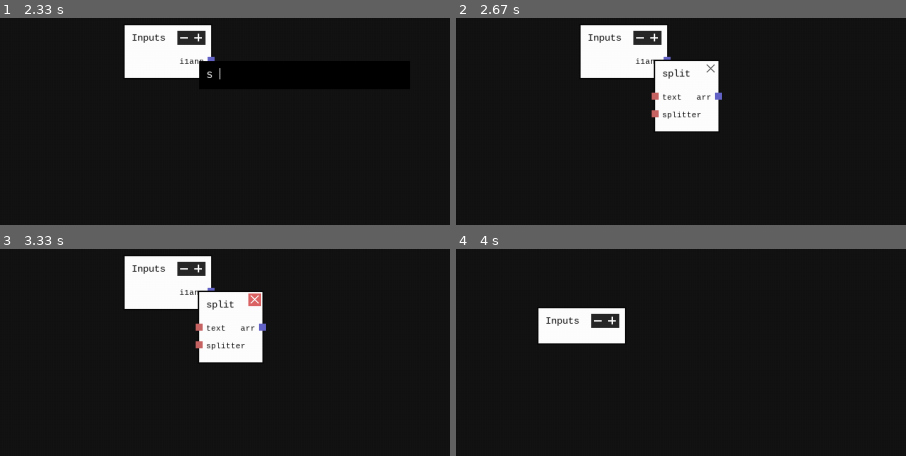
Above: before the commit, frames 1-4 (two rows, left to right).
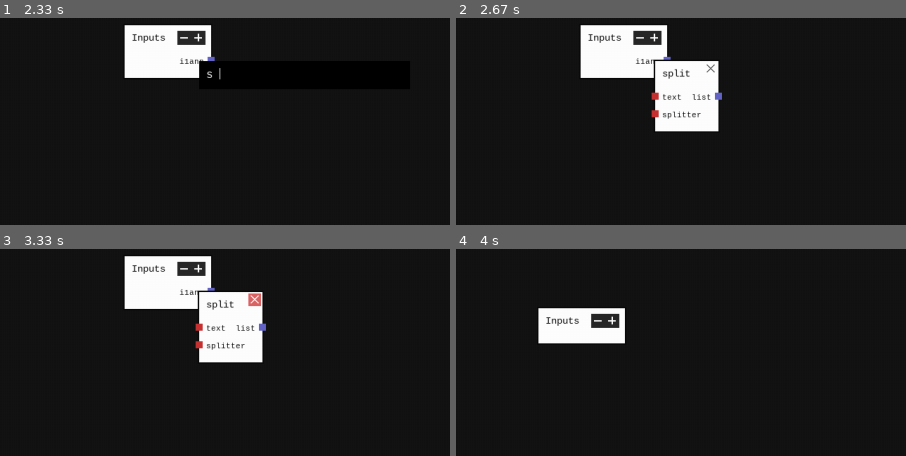
Above: after the commit, the same moments.

Repository: AdinAck/PyNode
Game: pygame game, started from container.py
Same seed, same stepped clock (60 frames per second), same inputs: the game is played once before the commit and once after it.
Inputs (mouse positions are % of the whole screen's width and height, from its top left):
- Up to frame 1 (2.33 s): click (15, 58) at 0.38 s; press the mouse at (15, 64) at 0.7 s; move the mouse to (20, 37) at 0.8 s; release the mouse at (24, 10) at 0.93 s; type "ann" at 1 s; tap Enter at 1.33 s; hold Ctrl 1.55-2.02 s; tap Space at 1.62, 1.92, 2.17 s; hold S from 2.1 s (still down); hold Right from 2.1 s (still down)
- Up to frame 2 (2.67 s): tap Space at 2.47 s; release S at 2.57 s; release Right at 2.57 s; tap Enter at 2.65 s
- Up to frame 3 (3.33 s): move the mouse to (24, 23) at 2.98 s; press the mouse at (24, 23) at 3.02 s; move the mouse to (35, 25) at 3.12 s; release the mouse at (46, 27) at 3.25 s; move the mouse to (30, 12) at 3.32 s
- Up to frame 4 (4 s): press the mouse at (30, 12) at 3.35 s; move the mouse to (29, 29) at 3.45 s; release the mouse at (28, 46) at 3.58 s; move the mouse to (20, 38) at 3.65 s; press the mouse at (20, 38) at 3.68 s; move the mouse to (19, 28) at 3.78 s; release the mouse at (18, 17) at 3.92 s; move the mouse to (94, 17) at 3.98 s
The pictures show only the part of the screen within x 2-52%, y 0-50%; the shares and areas given below are measured in that part.

Frame 1 is identical in both runs. In frame 2, 0.2% of the frame differs, in the area x 43-57%, y 36-48%; in frame 3, 0.2%; in frame 4, nothing differs.

Commit message:
added support for variable input functions (*args, **kwargs)

Diff:
--- a/lib/builtin.py
+++ b/lib/builtin.py
@@ -11,10 +11,22 @@
 def lenArr(arr):
     return len(arr)
 
-@node(outputs=['arr'])
+@node(outputs=['list'])
 def split(text, splitter):
     return text.split(splitter)
 
 @node(outputs=['range'])
 def range(end, start=0, step=1):
     return builtins.range(start, end, step)
+
+@node(outputs=['list'])
+def list(*args):
+    return args
+
+@node(outputs=['str'])
+def join(joiner, *args):
+    return joiner.join(args)
+
+@node()
+def test(a, *args, **kwargs):
+    return
--- a/lib/numpyNode.py
+++ b/lib/numpyNode.py
@@ -10,3 +10,7 @@
 @node(outputs=['out'])
 def zeros(shape, dtype=float, order='C'):
     return np.zeros(shape, dtype=dtype, order=order)
+
+@node(outputs=['out'])
+def ones(shape, dtype=float, order='C'):
+    return np.zeros(shape, dtype=dtype, order=order)
--- a/main.py
+++ b/main.py
@@ -24,7 +24,7 @@
                 a = ','.join(node.varNames)
                 b = '.'.join(node.func.__module__.split('.')[1:])
                 c = node.func.__name__
-                d = ', '.join([node.inputs[c[3]]+'='+c[0].varNames[c[1]]+('' if type(c[0]) == InputNode else '()') for c in connections if c[2] == node])
+                d = ', '.join([(node.inputs[c[3]]+'=' if node.inputs[c[3]] in node.defaults else '')+c[0].varNames[c[1]]+('' if type(c[0]) == InputNode else '()') for c in connections if c[2] == node])
                 if len(node.varNames) == 1:
                     f.write(f"\t{a} = lambda: {b}.{c}({d})\n")
                 elif len(node.varNames) > 1:
@@ -87,6 +87,7 @@
 def play():
     global win, funcDict, fontMedium, nodeList, startPin, endPin, connectedPins, search, options, optionNode, leftClick, rightClick, mousePos, mouseButtons, connections, lineStart, fontSmall, events, selectedFunc, searchMousePos, spawned
     run = True
+    clock = pg.time.Clock()
     while run:
         events = pg.event.get()
         for event in events:
@@ -131,6 +132,12 @@
 
         if not mouseButtons[0]:
             connectedPins = {}
+
+        # test for illegal kwargs connection
+        for i, c in zip(range(len(connections)), connections):
+            if c[2].inputs[c[3]] == 'kwargs':
+                connections.pop(i)
+
 
         if startPin != None:
             if mouseButtons[0]:
@@ -160,7 +167,8 @@
             startPin = None
             endPin = None
         for n in nodeList[::-1]:
-            n.render()
+            if not (origin[0]+n.x > win.get_width()+10 or origin[1]+n.y > win.get_height()+10 or origin[0]+n.x+n.w < -10 or origin[1]+n.y+n.h < -10):
+                n.render()
 
         touchingNode = False
         for node in nodeList:
@@ -170,10 +178,10 @@
                 nodeList.remove(node)
                 nodeList.insert(0,node)
                 touchingNode = True
-                break
                 if rightClick:
                     options = True
                     optionNode = node
+                break
 
         if len(nodeList) > 0:
             if not touchingNode and startPin == None:
@@ -252,7 +260,9 @@
 
             if leftClick and not (searchMousePos[0] <= mousePos[0] <= searchMousePos[0]+300 and searchMousePos[1] <= mousePos[1] <= searchMousePos[1]+40+25*searchResults):
                 search = False
+        # print(clock.get_fps())
         pg.display.update()
+        # clock.tick()
 
     pg.quit()
     exit()
--- a/nodeTypes.py
+++ b/nodeTypes.py
@@ -2,6 +2,7 @@
 import pygame as pg
 import inspect
 import main
+import time
 
 class Node:
     def __init__(self, func, x=0, y=0):
@@ -12,12 +13,21 @@
         self.outputs = main.funcDict[func]
         signature = inspect.signature(func)
         self.defaults = list({k: v.default for k, v in signature.parameters.items() if v.default is not inspect.Parameter.empty}.keys())
-        self.x, self.y = x, y
-        self.w, self.h = self.label.get_width()+50, 50+25*max(len(self.outputs), len(self.inputs))
+        self.kwargList = []
+        if 'kwargs' in self.inputs:
+            self.kwargs = True
+        else:
+            self.kwargs = False
+        self.x, self.y = x, y
+        self.updateSize()
         self.bounds = [self.x, self.x+self.w, self.y, self.y+self.h]
 
         main.nodeList.insert(0, self)
         self.color = 255,255,255
+        self.editing = -1
+
+    def updateSize(self):
+        self.w, self.h = self.label.get_width()+50, 50+25*max(len(self.outputs), len(self.inputs))
 
     def move(self, x, y):
         self.x, self.y = x, y
@@ -27,22 +37,53 @@
         pg.draw.rect(main.win, (10,10,10), (main.origin[0]+self.x-2, main.origin[1]+self.y-2, self.w+4, self.h+4))
         pg.draw.rect(main.win, self.color, (main.origin[0]+self.x, main.origin[1]+self.y, self.w, self.h))
 
+        if len([c for c in main.connections if c[2] == self and self.inputs[c[3]] == 'args']) == len([i for i in self.inputs if i == 'args']) != 0:
+            self.inputs.insert(len(self.inputs)-self.inputs[::-1].index('args')-1, 'args')
+            self.updateSize()
+        elif len([i for i in self.inputs if i == 'args']) == 2 and len(self.inputs)-self.inputs[::-1].index('args')-1 in [c[3] for c in main.connections if c[2] == self and self.inputs[c[3]] == 'args']:
+            main.connections = [[c[0], c[1], c[2], c[3]-1] if c[2] == self and self.inputs[c[3]] == 'args' else c for c in main.connections]
+
+        if self.kwargs and 'kwargs' not in self.inputs:
+            self.inputs.append('kwargs')
+            self.updateSize()
+        elif self.kwargs and len([i for i in self.inputs if i == 'kwargs']) > 1:
+            self.inputs.pop(len(self.inputs)-self.inputs[::-1].index('kwargs')-1)
+            self.updateSize()
+
         for i in range(len(self.inputs)):
-            red = 150
-            green = 150
+            # determine if args needs to be removed
+            if not main.mouseButtons[0]:
+                tmp = [c[3] for c in main.connections if c[2] == self and self.inputs[c[3]] == 'args']
+                if self.inputs[i] == 'args' and i not in tmp and (len([i for i in self.inputs if i == 'args'])-len(tmp)) > 1:
+                    self.inputs.pop(i)
+                    self.updateSize()
+                    main.connections = [[c[0], c[1], c[2], c[3]-1] if c[2] == self and c[3] > i else c for c in main.connections]
+                    break
+            # color stuff
+            red = 100
+            green = 250
+            blue = 100
             if (self,i) not in [(c[2], c[3]) for c in main.connections]:
                 if self.inputs[i] in self.defaults:
                     red = 250
                     green = 200
-                else:
+                elif self.inputs[i] == 'args':
+                    red = 50
+                    green = 150
+                    blue = 250
+                elif self.inputs[i] == 'kwargs':
                     red = 250
-                    green = 150
-            else:
-                green = 200
-
-            color = (red,green,150)
+                    green = 50
+                    blue = 250
+                else:
+                    red = 250
+                    green = 100
+
+            color = (red,green,blue)
+
+            # general stuff
             if self.x-10 <= main.mousePos[0] <= self.x+10 and self.y+50+i*25-10 <= main.mousePos[1] <= self.y+50+i*25+10:
-                if main.mouseButtons[0] and main.startPin != (self,0,i) and (self,i) not in [(c[2],c[3]) for c in main.connections]:
+                if main.mouseButtons[0] and main.startPin != (self,0,i) and (self,i) not in [(c[2],c[3]) for c in main.connections] and self.inputs[i] != 'kwargs':
                     main.endPin = (self,0,i)
                 elif main.mouseButtons[0] and (self,i) in [(c[2],c[3]) for c in main.connections]:
                     tmp = [c for c in main.connections if (c[2],c[3]) == (self,i)][0]
@@ -54,12 +95,28 @@
             elif main.endPin == (self,0,i):
                 main.endPin = None
             elif (self, 0, i) not in [val for key, val in main.connectedPins.items()]:
-                color = (red-50,green-50,100)
+                color = (max(0,red-50),max(0,green-50),max(0,blue-50))
 
             pg.draw.rect(main.win, color, (main.origin[0]+self.x-5, main.origin[1]+self.y-5+50+i*25, 10, 10))
-            main.win.blit(main.fontSmall.render(self.inputs[i], True, (10,10,10)), (main.origin[0]+self.x+10, main.origin[1]+self.y-5+50+i*25))
+
+            text = main.fontSmall.render(self.inputs[i], True, (10,10,10))
+            if self.inputs[i] == 'kwargs' or self.inputs[i] in self.kwargList:
+                if not self.editing == i:
+                    if self.x+10 <= main.mousePos[0] <= self.x+10+text.get_width() and self.y-5+50+i*25 <= main.mousePos[1] <= self.y-5+50+i*25+text.get_height():
+                        if main.leftClick:
+                            self.textinput = TextInput(font_family='Consolas',font_size=12, text_color=(0,0,0), initial_string=self.inputs[i])
+                            self.editing = i
+                else:
+                    text = self.textinput.get_surface()
+                    if self.textinput.update(main.events):
+                        self.editing = -1
+                        if self.textinput.get_text() != '':
+                            self.inputs[i] = self.textinput.get_text()
+                            self.kwargList.append(self.textinput.get_text())
+            main.win.blit(text, (main.origin[0]+self.x+10, main.origin[1]+self.y-5+50+i*25))
 
         for i in range(len(self.outputs)):
+            # color stuff
             color = (150,150,250)
             if self.x+self.w-10 <= main.mousePos[0] <= self.x+self.w+10 and self.y+50+i*25-10 <= main.mousePos[1] <= self.y+50+i*25+10:
                 if main.mouseButtons[0] and main.startPin != (self,self.w,i):
@@ -75,6 +132,7 @@
             text = main.fontSmall.render(self.outputs[i], True, (10,10,10))
             main.win.blit(text, (main.origin[0]+self.x+self.w-10-text.get_width(), main.origin[1]+self.y-5+50+i*25))
 
+        # general stuff
         if self.x+self.w-20 <= main.mousePos[0] <= self.x+self.w-2 and self.y+2 <= main.mousePos[1] <= self.y+18 and main.nodeList[0] == self:
             if main.leftClick and main.startPin == None:
                 main.nodeList.pop(0)
--- a/output.py
+++ b/output.py
@@ -1,10 +1,5 @@
-from lib import builtin, listComp, logic
+from lib import builtin
 
-def func(text, func):
-	a = lambda: builtin.lenArr(arr=text)
-	b = lambda: logic.eq(a=c(), b=a())
-	c = lambda: builtin.lenArr(arr=d())
-	d = lambda: listComp.strip(arr=text, func=func)
-	return b()
-
-print(func('32123124', lambda x: x.isdigit()))
+def func(i1, i2, i3):
+	a = lambda: builtin.list(i1, i2, i3)
+	return a()
--- a/pynode.py
+++ b/pynode.py
@@ -1,7 +1,7 @@
 funcDict = {}
 nodeDict = {}
 
-def node(outputs, nodeType='Node'):
+def node(outputs=[], nodeType='Node'):
     def inner(f):
         global funcDict, nodeDict
         funcDict[f] = outputs
